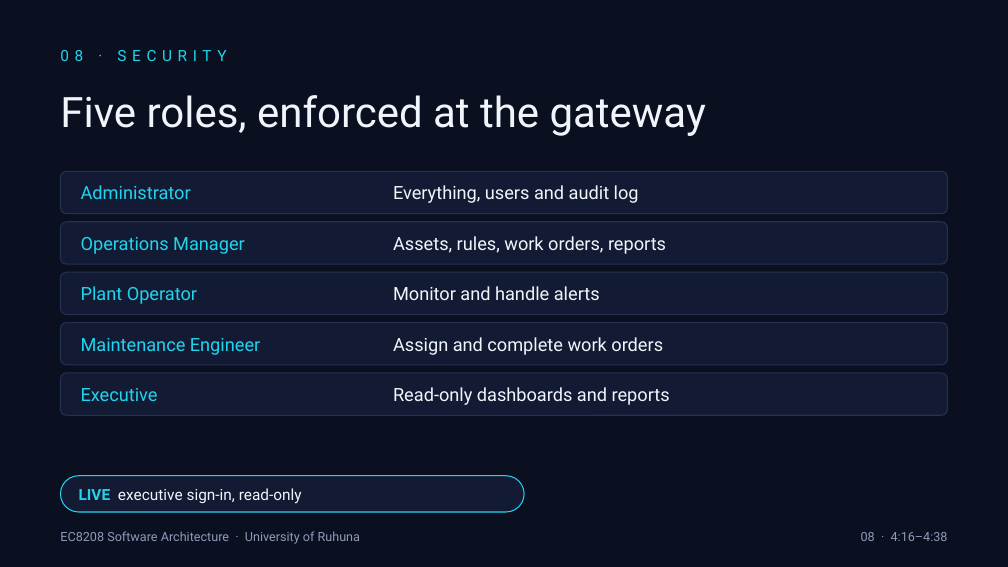
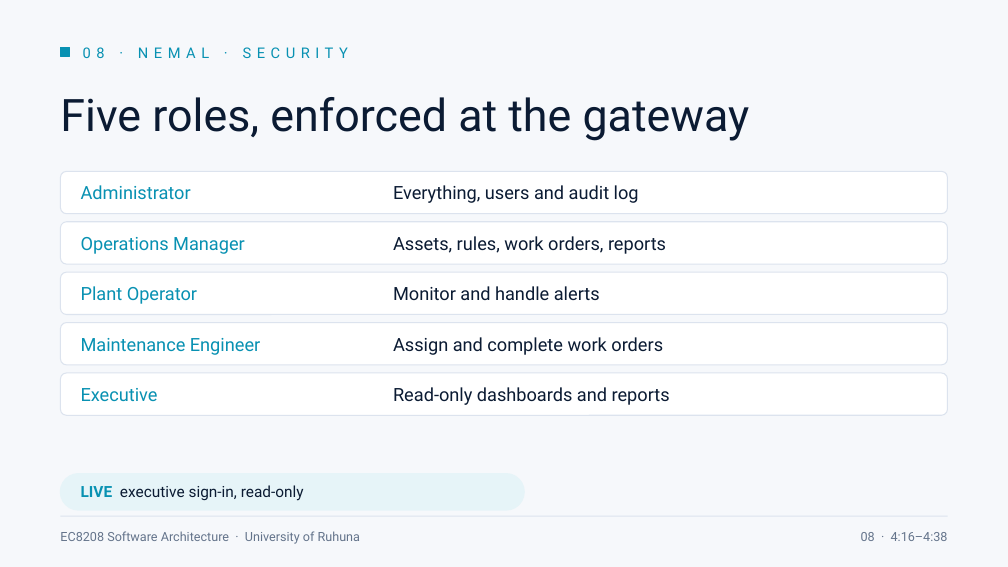
Before and after one commit to CharithManaujayaMUTEC/REOAGMS, a slide deck: slide 8 of deliverables/REOAGMS-Team-Presentation.pptx. Drawn at 1008x567 pixels with LibreOffice and Linux fonts; fonts in the diff are those of the drawing. Boxes give left, top, right and bottom in pixels: in the first picture for what was removed or moved away, otherwise in the second. Text is boxed around its words. In the diff, an @@ line names an element or a change of style, - is before the commit and + after.

```diff
--- a/deliverables/REOAGMS-Team-Presentation.pptx
+++ b/deliverables/REOAGMS-Team-Presentation.pptx
@@ background #0A1020 to #F6F8FB @@
@@ rectangle added at bbox=[60, 47, 70, 56], fill #0891B2, outline #0891B2 1 pt @@
@@ text at bbox=[83, 47, 348, 58]: text changed; size 11 to 10.5 pt; text colour #22D3EE to #0891B2 @@
-08 · SECURITY
+08 · NEMAL · SECURITY
@@ text "Five roles, enforced at the ..." at bbox=[60, 97, 750, 141]: size 30 to 32 pt, text colour #F1F5FB to #0B1B33 @@
@@ fill #121B33 to #FFFFFF; outline #24314F 0.75 pt to #DCE3EE 0.75 pt in 5 elements at bbox=[60, 171, 948, 214], bbox=[60, 222, 948, 264], bbox=[60, 272, 948, 314], bbox=[60, 323, 948, 365], bbox=[60, 373, 948, 415] @@
@@ text colour #22D3EE to #0891B2 in 5 elements at bbox=[81, 185, 191, 199], bbox=[81, 237, 245, 254], bbox=[81, 286, 197, 304], bbox=[81, 338, 260, 355], bbox=[81, 388, 158, 401] @@
@@ text colour #F1F5FB to #0B1B33 in 5 elements at bbox=[393, 185, 639, 203], bbox=[393, 236, 666, 254], bbox=[393, 286, 600, 300], bbox=[393, 337, 663, 355], bbox=[393, 387, 670, 405] @@
@@ rounded rectangle at bbox=[60, 474, 524, 510]: fill #121B33 to #E6F4F8; outline #22D3EE 0.75 pt to #E6F4F8 1 pt @@
@@ text "LIVE executive sign-in, read-only" at bbox=[81, 485, 304, 501]: text colour #22D3EE to #0891B2 in "LIVE"; text colour #F1F5FB to #0B1B33 in "executive sign-in, read-only" @@
@@ text "EC8208 Software Architecture · University ..." at bbox=[60, 531, 360, 544]: text colour #8C9BB8 to #64748B @@
@@ line added from (60, 516) to (948, 516), #DCE3EE 0.75 pt @@
@@ text "08 · 4:16–4:38" at bbox=[861, 532, 948, 541]: text colour #8C9BB8 to #64748B @@
```
Also in this commit, not shown: 9 other slides changed, 1 other file.
